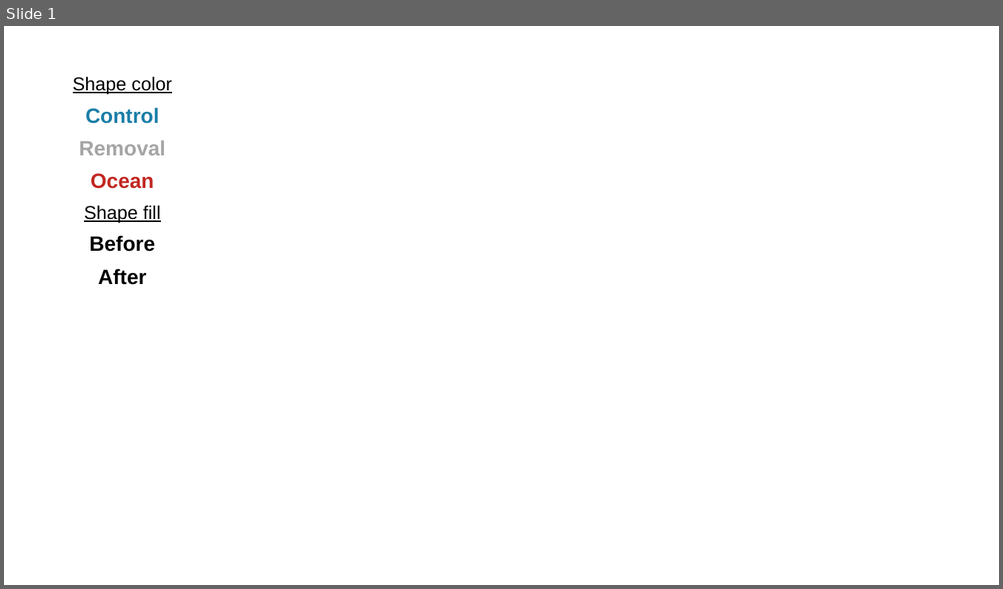
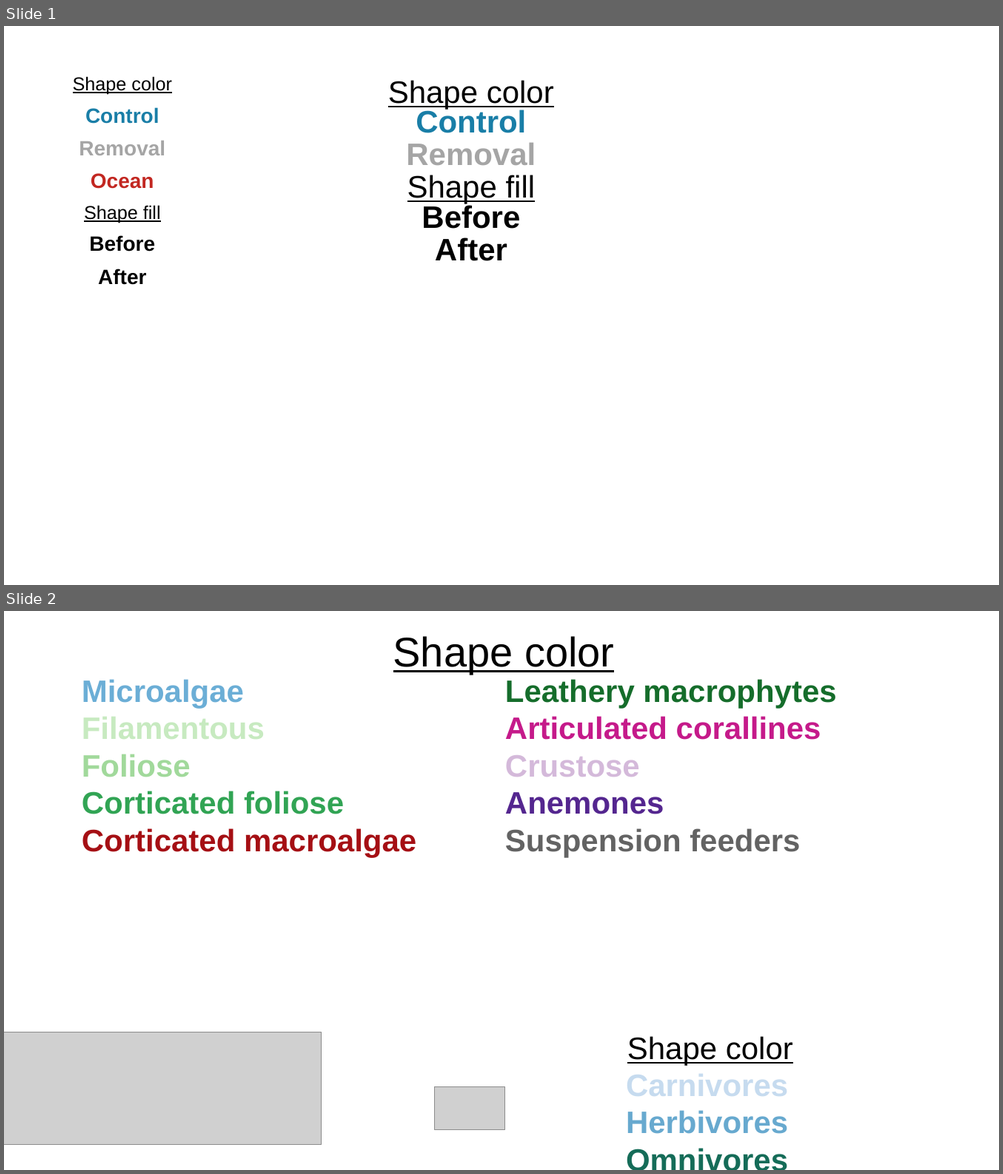
Before and after one commit to jenniferfields/EcoFunORTidepools, a slide deck: Output/surfgrasspca.pptx. Shown one above the other, each under a label of ours: slide 1 before the commit, slides 1 and 2 after it. The pictures are 1003x589 and 1003x1174 pixels, drawn with LibreOffice and Linux fonts; fonts in the diff are those of the drawing; grey boxes stand for pictures; background and template pictures are left out. Boxes give left, top, right and bottom in pixels: in the first picture for what was removed or moved away, otherwise in the second. Text is boxed around its words. In the diff, an @@ line names an element or a change of style, - is before the commit and + after.

```diff
--- a/Output/surfgrasspca.pptx
+++ b/Output/surfgrasspca.pptx
@@ slide 2 added at <box>4,611,999,1170</box>, background #FFFFFF @@
@@ text added at <box>393,636,614,674</box>, 40 pt, text #000000, underline @@
+Shape color
@@ text added at <box>82,679,836,857</box>, 30 pt, text #C51A8A, bold @@
+Microalgae
+Filamentous
+Foliose
+Corticated foliose
+Corticated macroalgae
+Leathery macrophytes
+Articulated corallines
+Crustose
+Anemones
+Suspension feeders
@@ picture added at <box>4,1033,321,1146</box> @@
@@ text added at <box>626,1037,793,1134</box>, 30 pt, text #000000, bold @@
+Shape color
+Carnivores
+Herbivores
+Omnivores
@@ picture added at <box>435,1088,505,1130</box> @@
@@ slide 1 changed as well @@
@@ group added at <box>388,80,554,261</box>: 6 texts @@
+Removal
+Control
+Before
+After
+Shape color
+Shape fill
```
Also in this commit, not shown: 27 other files.
